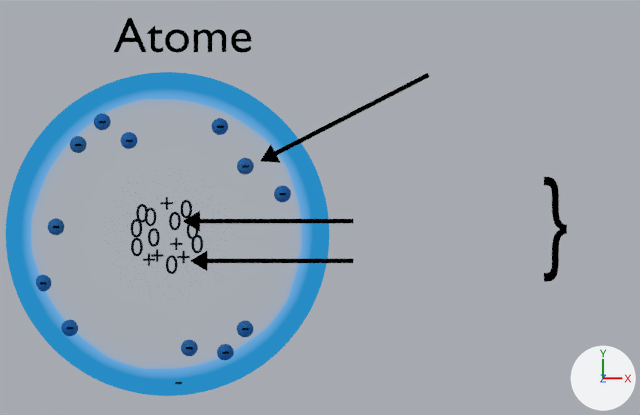
The Blender file images/atomes/atome_legende.blend as it was, and as the next commit left it.
Before and after are seen from the file's camera 'Camera'. Lighting does not change. The marker at lower right points along +X, +Y and +Z. Text is drawn in Blender's own font.

Before the edit, the objects in view are built like this:
```python
ob_1s = bpy.data.objects.new('1S', me_icosphere_005)
ob_1s.location = (0.0, 0.0, 0.0)
ob_1s.scale = (0.997, 0.997, 0.997)
ob_electron_024 = bpy.data.objects.new('Electron.024', me_sphere_006)
ob_electron_024.location = (0.32, -4.46, 0.0)
ob_electron_024.scale = (0.253, 0.253, 0.253)
ob_fleche_002 = bpy.data.objects.new('Fleche.002', me_plane_003)
ob_fleche_002.location = (3.26, 2.43, 13.11)
ob_fleche_002.rotation_euler = (0.0, 0.0, 2.046)  # degrees (0, 0, 117)
ob_fleche_002.scale = (2.82, 2.82, 2.82)
ob_text_004 = bpy.data.objects.new('Text.004', txt_text_004)
ob_text_004.location = (11.3, -0.73, 0.0)
ob_text_004.scale = (2.44, 3.36, 3.36)
# also in view: 'Particules' at (0.0, 0.0, 0.0); 'Fleche' at (3.0, 0.4, 7.3); 'Atome' at (0.5, 6.0, 0.0); 'Fleche.001' at (3.2, -0.8, 7.3)
```
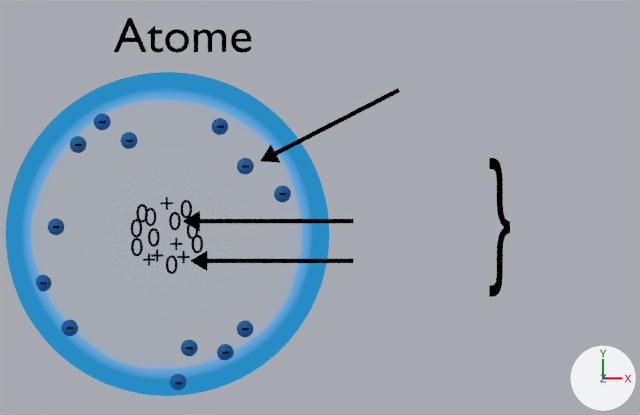
Commit message: Mise à jour de la figure présentant la structure de l'atome

Pixel boxes (x1, y1, x2, y2) of what changed, in the pictures (640 x 415 px; the box of a moved part takes in the faces that stretch with it):
'Text.004', moved, rescaled (8% narrower, 32% taller)
    before: (544, 177, 567, 282)
    after: (489, 158, 510, 297)
'Fleche.002', reshaped (17% narrower, 16% shorter)
    before: (261, 73, 429, 163)
    after: (261, 88, 400, 163)
'Electron.024', shown
    after: (170, 374, 186, 390)
part 1 of me_plane_003, moved or reshaped
    before: (369, 73, 429, 107)
    after: (369, 88, 400, 107)

What changed in the scene script:
```text
Change me_plane_003:
    where me_plane_003.from_pydata(...)  # 22 vertices, 11 faces; spans x -0.11..0.11, y -1.84..0.18, z 0.0
    used by ob_fleche_002; location = (3.26, 2.43, 13.11); rotation_euler = (0.0, 0.0, 2.046), in degrees (0, 0, 117); scale = (2.82, 2.82, 2.82)
    me_plane_003 part 1
    me_plane_003.vertices[20].co: (-0.02, -1.84, 0.0) -> (-0.02, -1.49, 0.0)  # pixel (429, 76) -> pixel (400, 92)
    me_plane_003.vertices[21].co: (0.02, -1.84, 0.0) -> (0.02, -1.49, 0.0)  # pixel (427, 72) -> pixel (398, 88)
Change ob_electron_024:
    remove ob_electron_024.hide_render = True
Change ob_text_004:
    ob_text_004.location: (11.3, -0.73, 0.0) -> (9.66, -0.95, 0.0)
    ob_text_004.scale: (2.44, 3.36, 3.36) -> (2.2, 4.46, 3.03)
```
